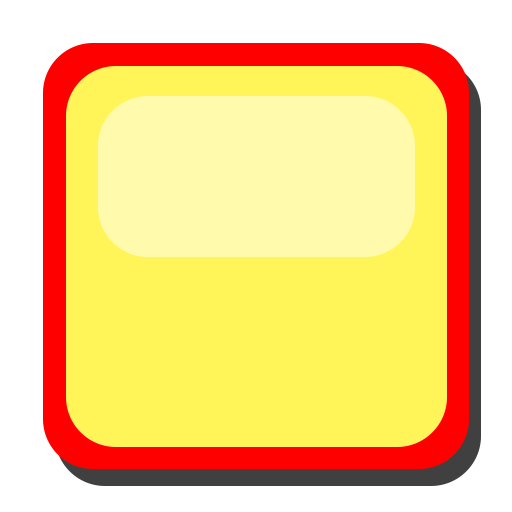
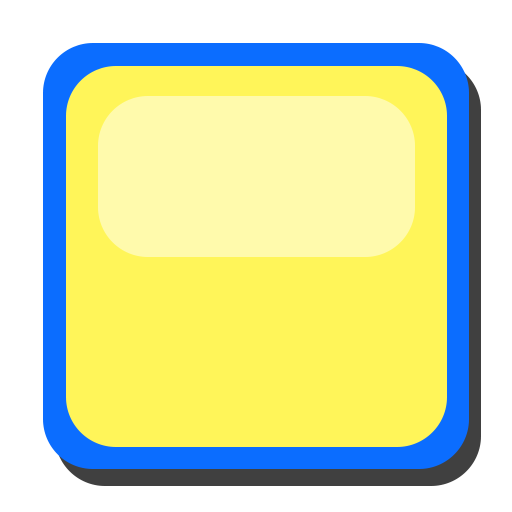
The second 512x512 image is a revision of the first. Changes to its layers:
pixels changed over [43,43,469,469] (layer not identified)
